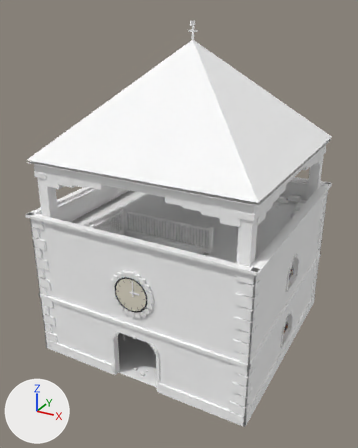
The glTF model assets/models/buildings/bell_tower.glb as it was, and as the next commit left it.
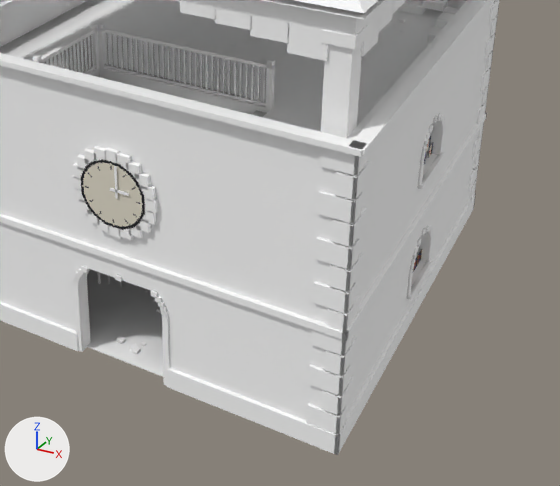
There are two pictures of each version: one whole from a 50 mm lens placed at (10.1, -19.6, 15.4), pointed at (-0.1, -1.0, 6.1), one close up on the part from 21% to 100% of the width and 44% to 99% of the height. Every picture has the same lights, and +X, +Y and +Z are marked at lower left. The older version's two pictures come first. Vertices at exactly the same position are counted once.

Names of what the first close-up shows: 'bell_tower'.
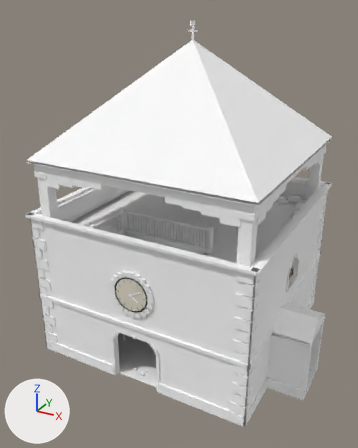
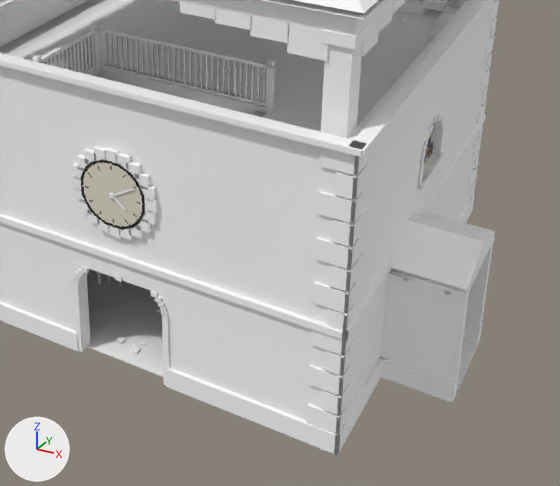
Where the change shows, as pixel boxes [x1, y1, x2, y2] in the close-ups (560 x 486 px; the box of a moved part takes in the faces that stretch with it):
part 1 of me_bell_tower, added: after [389, 269, 471, 297]
part 2 of me_bell_tower, moved or reshaped (not visible afterwards): before [110, 188, 129, 196]
part 3 of me_bell_tower, deleted: before [407, 243, 433, 300]
part 4 of me_bell_tower, deleted: before [413, 250, 422, 272]
part 5 of me_bell_tower, moved or reshaped: before [407, 194, 464, 308]; after [336, 193, 495, 454]
part 6 of me_bell_tower, moved or reshaped (mostly hidden): before [114, 166, 118, 199]; after [109, 188, 135, 210]

The change in detail:
me_bell_tower is used by ob_bell_tower; location (0.0, 0.0, 0.0).
me_bell_tower had 7281 vertices, 11064 faces and spanned x -5.3..5.3, y -5.3..5.3, z -0.2..14.8.
me_bell_tower now has 7353 vertices, 11124 faces and spans x -5.3..6.9, y -5.3..5.3, z -0.2..14.8.
me_bell_tower part 1: the loose piece of 12 vertices spanning x -0.7..0.7, y -0.4..0.4, z 4.0..4.1 is copied, and the copy is scaled about its middle by (1.23, 0.356, 1.33), then moved by (6.0, -2.5, -1.2); it spans x 5.1..6.9, y -2.7..-2.3, z 2.8..2.9.
me_bell_tower part 2: the loose piece of 8 vertices spanning x 0.0..0.4, y -5.3, z 4.7..4.8 is scaled about its middle by (0.267, 4, 2), then moved by (-0.2, 0.5, -0.2).
me_bell_tower part 3: the loose piece of 26 vertices spanning x 5.1..5.3, y -0.8..0.8, z 0.9..1.5 is deleted.
me_bell_tower part 4: the loose piece of 19 vertices spanning x 5.0, y -0.7..0.7, z 1.0..1.9 is deleted.
me_bell_tower part 5: 25 vertices moved from x 4.8..5.2, y -3.3..4.1, z 0.0..3.0 to x 4.8..5.2, y -3.2..4.1, z 0.0..3.0; 85 vertices removed from x 4.8..5.2, y -3.3..3.3, z 0.0..2.2; 191 vertices added at x 4.8..6.8, y -4.3..4.3, z 0.0..3.5.
me_bell_tower part 6: 28 vertices moved from x -1.5..1.2, y -5.3..5.3, z 3.0..5.3 to x -1.5..1.2, y -5.3..5.3, z 3.0..4.7; 38 vertices removed from x -0.2..0.2, y -4.9..4.9, z 4.3..4.7; 54 vertices added at x -0.6..0.6, y -5.3..5.3, z 4.2..5.0.
Other edits to the shape of me_bell_tower do not show in these pictures.
